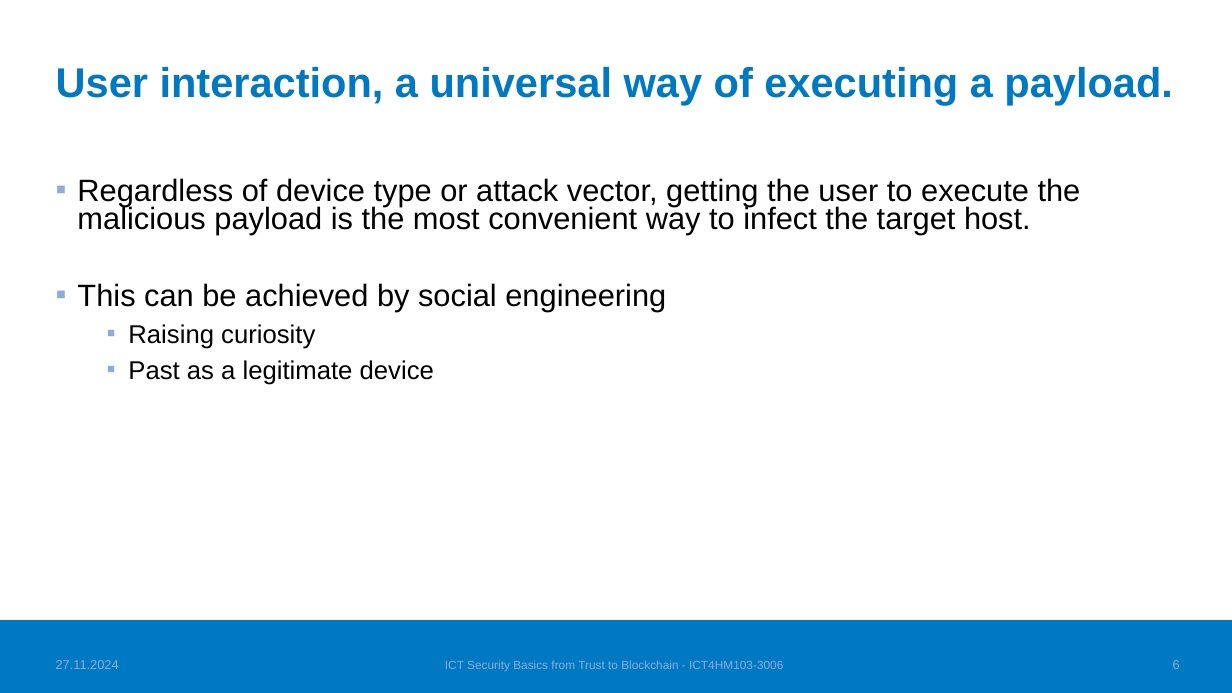
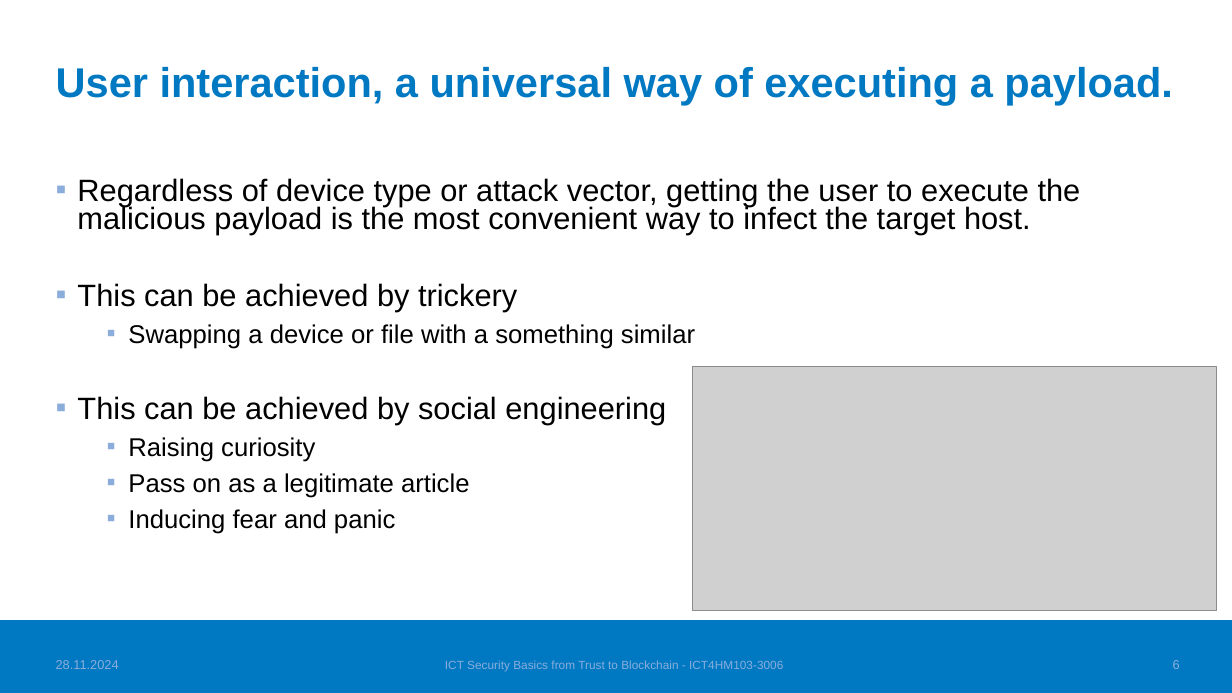
Before and after one commit to TatuE/Trust_to_Blockchain, a slide deck: slide 7 of class_presentation/Dont_trust_that_storage_medium.pptx. Drawn at 1232x693 pixels with LibreOffice and Linux fonts; fonts in the diff are those of the drawing; grey boxes stand for pictures; background and template pictures are left out. Boxes give left, top, right and bottom in pixels: in the first picture for what was removed or moved away, otherwise in the second. Text is boxed around its words. In the diff, an @@ line names an element or a change of style, - is before the commit and + after.

```diff
--- a/class_presentation/Dont_trust_that_storage_medium.pptx
+++ b/class_presentation/Dont_trust_that_storage_medium.pptx
@@ text at (77, 283, 695, 349): paragraphs added @@
+▪ This can be achieved by trickery
+  ▪ Swapping a device or file with a something similar
@@ picture added at (693, 367, 1216, 612) @@
@@ text at (128, 473, 469, 534): text changed @@
-  ▪ Past as a legitimate device
+  ▪ Pass on as a legitimate article
+  ▪ Inducing fear and panic
@@ text at (56, 660, 119, 669): text changed @@
-27.11.2024
+28.11.2024
```
Also in this commit, not shown: 12 other slides changed, 3 slides added, 2 other files.
